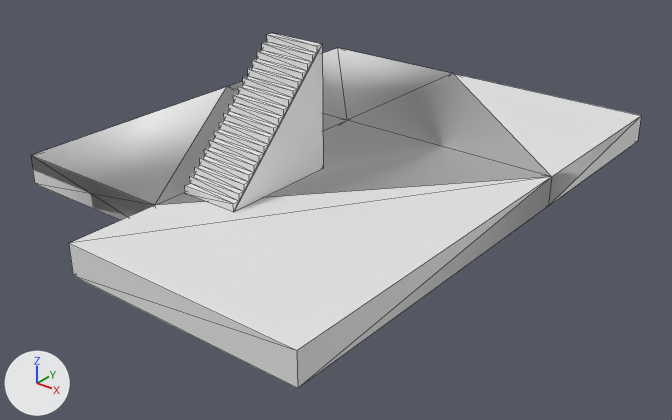
An edit to the OBJ model assets/house/house_basement_floor.obj, drawn before and after from the same camera.
Both versions are drawn from a camera (50 mm lens) standing at (18.5, -41.4, 17.2) and looking at (-15.5, 1.2, -9.2). Lighting does not change. The marker at lower left points along +X, +Y and +Z. Mesh edges are drawn as thin lines. Where no turn or scale is listed for an object, it has been applied to the vertices. Vertices at the same position are counted once.

Names of what the first picture shows: 'house_basement_floor'.
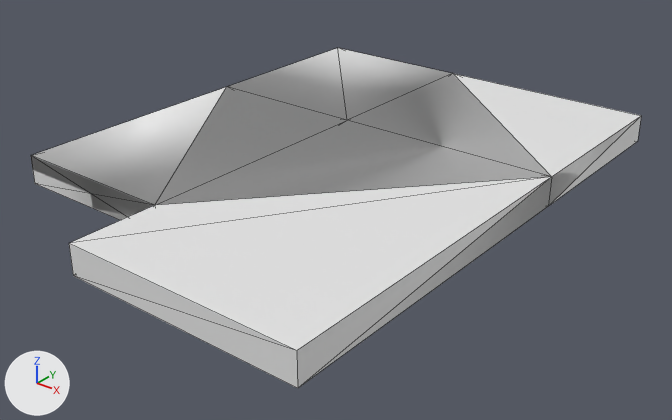
Commit message: updated house model

The change in detail:
me_house_basement_floor has 96 vertices, 198 faces and spans x -32.0..-4.0, y -16.0..22.0, z -8.0..2.0.
me_house_basement_floor is used by ob_house_basement_floor; location (0.0, 0.0, 0.0).
me_house_basement_floor part 1: the loose piece of 76 vertices spanning x -19.8..-15.8, y -7.8..0.2, z -6.0..2.0 is deleted.
me_house_basement_floor no longer uses material mat_material_014 (white #e7e7e7).

Changed parts and their boxes [x1, y1, x2, y2] in the pictures (672 x 420 px):
'house_basement_floor', reshaped: before [31, 33, 641, 388]; after [31, 48, 641, 388]
part 1 of me_house_basement_floor, deleted: before [185, 33, 323, 212]
